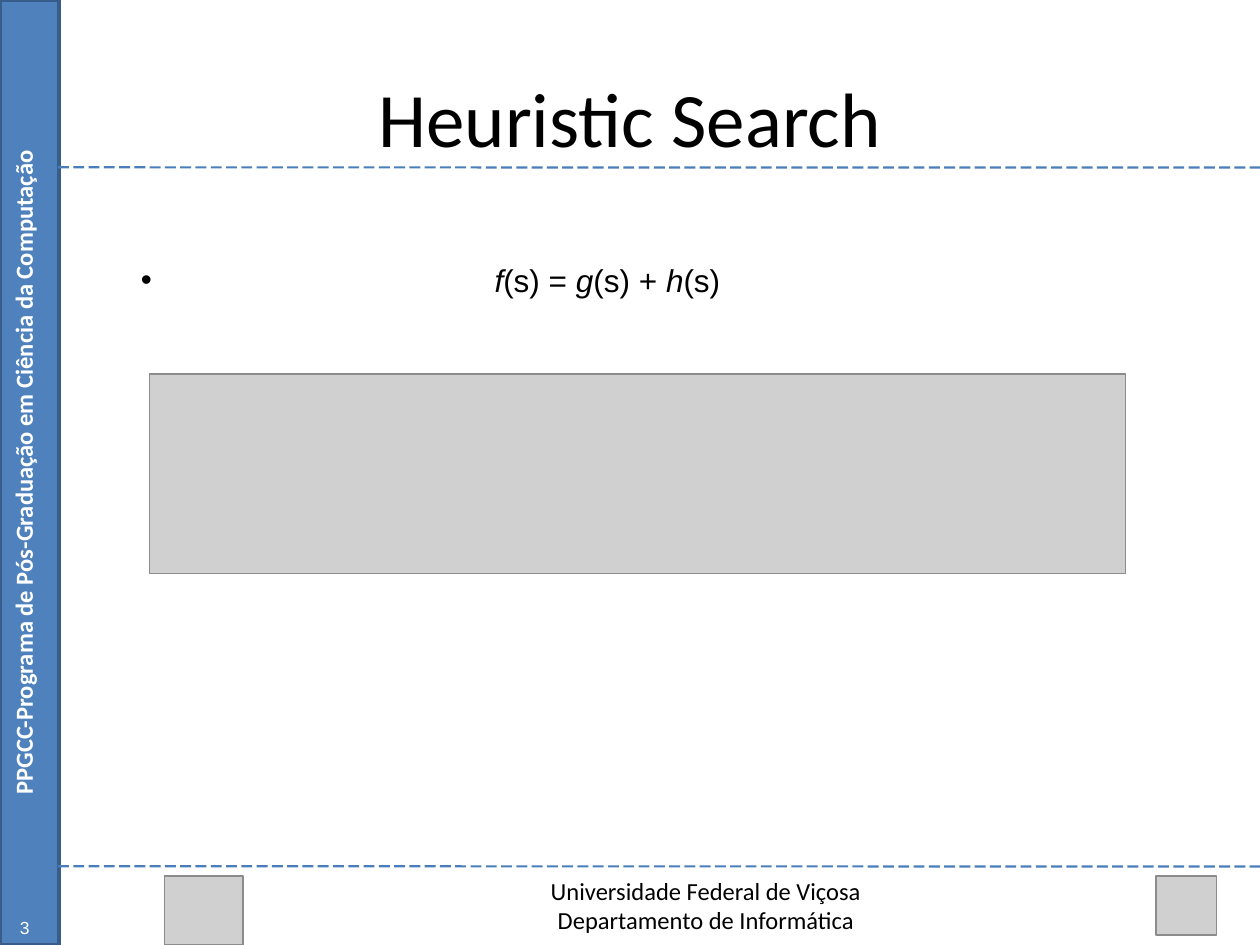
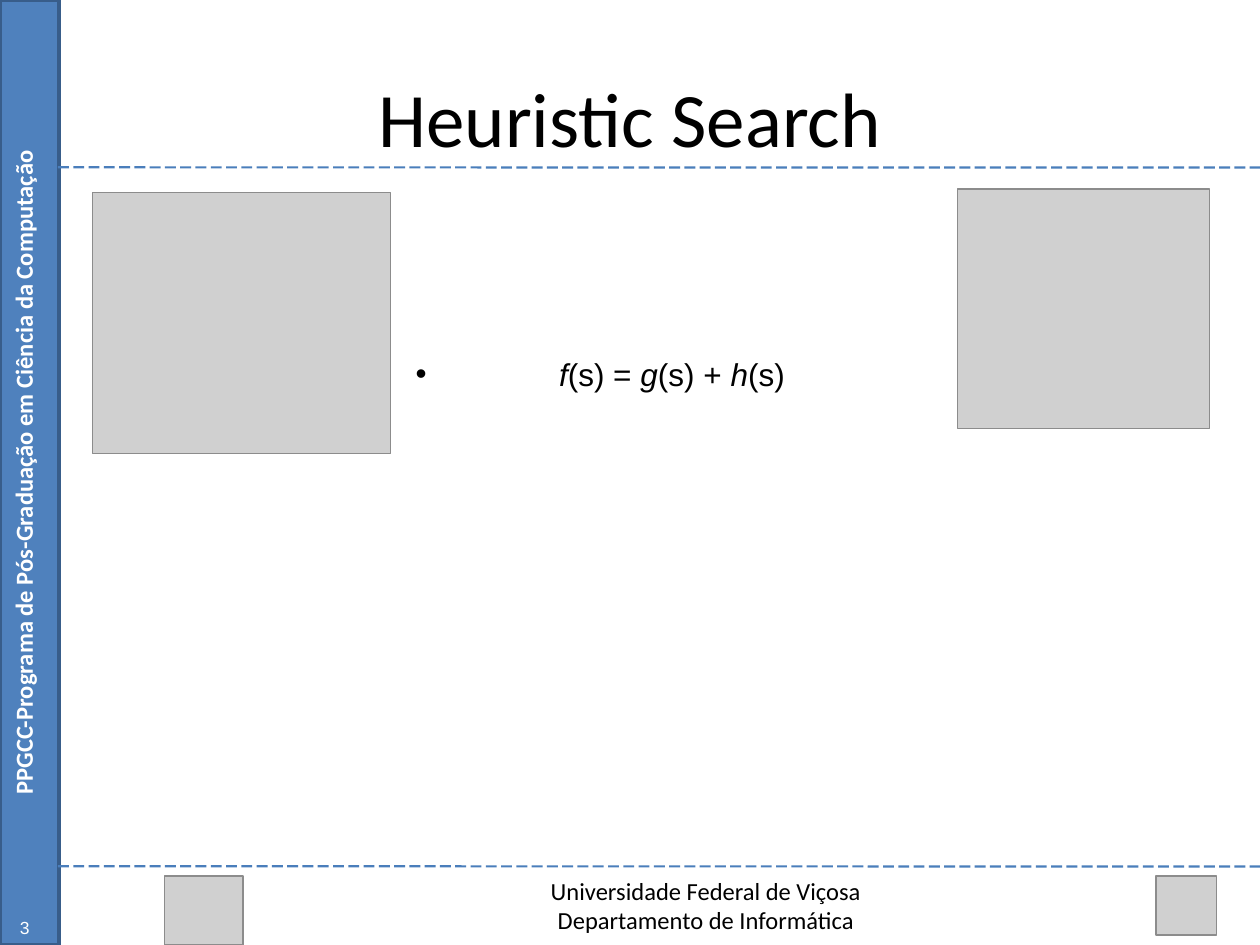
Before and after one commit to Marvinsky/research-marvin, a slide deck: slide 4 of latex/odp/dissertation_v12.odp (slide 3 before the commit). Drawn at 1260x945 pixels with LibreOffice and Linux fonts; fonts in the diff are those of the drawing; grey boxes stand for pictures. Boxes give left, top, right and bottom in pixels: in the first picture for what was removed or moved away, otherwise in the second. Text is boxed around its words. In the diff, an @@ line names an element or a change of style, - is before the commit and + after.

```diff
--- a/latex/odp/dissertation_v12.odp
+++ b/latex/odp/dissertation_v12.odp
@@ picture: place and size @@
-picture at [150, 374, 1126, 573]
+picture at [92, 193, 391, 454]
@@ picture added at [958, 189, 1210, 428] @@
@@ text "f(s) = g(s) + h(s)": place and size @@
-text "f(s) = g(s) + h(s)" at [495, 269, 720, 298]
+text "f(s) = g(s) + h(s)" at [559, 363, 785, 392]
```
Also in this commit, not shown: 39 other slides changed, 2 slides added.
